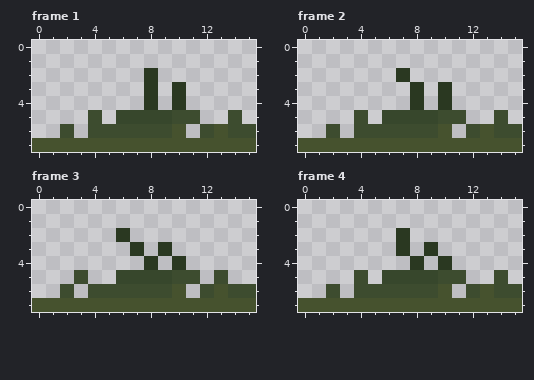
Pixel-art file, stored at assets/textures/outside/grass_4.ase. That is the earlier state.
16x8 pixels, 8 frames. Colours within 5 levels of each other are drawn and written as one. Shown: frame 1, frame 2, frame 3, frame 4. The commit also changed other frames, which this record leaves out.
The same view after the edit:
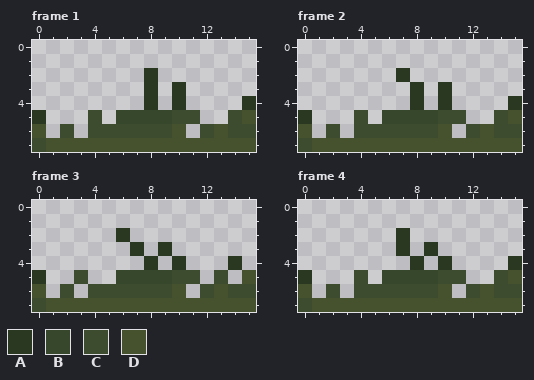
Palette (. is transparent): A #2a3821  B #37472c  C #3d4c2f  D #46522e
The commit says: Fixed grass sprites and added upper environment drawer
What changed:
Frame 1:
Colour A is added in row 4 at x 15; in row 5 at x 0.
Colour C replaces colour D in row 7 at x 0.
Colour D is added in row 5 at x 15; in row 6 at x 0.
Frame 2: the same change as frame 1
Frame 3:
Colour A is added in row 4 at x 14; in row 5 at x 0.
Colour C replaces colour D in row 7 at x 0.
Colour D is added in row 5 at x 15; in row 6 at x 0.
Frame 4: the same change as frame 1
Boxes around the changes in both pictures, in picture pixels (x1, y1, x2, y2):
added: (242, 96, 256, 124)
changed: (32, 110, 46, 152)
added: (508, 96, 522, 124)
changed: (298, 110, 312, 152)
added: (228, 256, 256, 284)
changed: (32, 270, 46, 312)
added: (508, 256, 522, 284)
changed: (298, 270, 312, 312)
